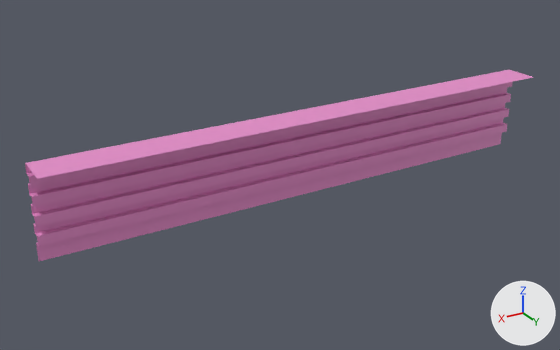
The FBX model Peter/Assets/Models/Environments/Corridor/Raw/WallTrim.fbx as it was, and as the next commit left it.
Both versions are drawn from a 50 mm camera at (2.17, 2.97, 1.81) aimed at (0.19, -0.32, 0.17). Arrows for +X, +Y and +Z are at lower right; the lights stay in place. Where no turn or scale is listed for an object, it has been applied to the vertices.
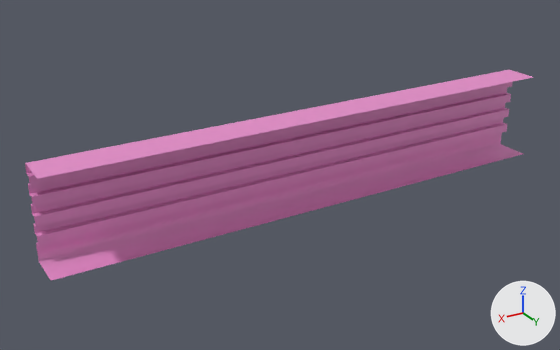
Where the newer file only moved an object's origin or applied its transform, the numbers keep the older frame.

Boxes [x1, y1, x2, y2] around the edits, measured in the pictures (560 x 350 px):
```json
{"object": "Cube.008", "change": "reshaped", "before": [25, 70, 533, 261], "after": [25, 70, 533, 281], "on screen": "10% taller"}
{"part": 1, "of": "me_cube", "change": "added", "after": [39, 144, 523, 281], "on screen": "purple"}
```

Edits to the scene script, one JSON object a line:
```json
{"block": "me_cube", "where": "me_cube.from_pydata(...)  # 60 vertices, 38 faces; spans x -1.5..1.5, y -0.35..-0.15, z 0.0..0.5"}
{"block": "me_cube", "where": "# used by ob_cube_008; location = (0.0, 0.0, 0.0)"}
{"block": "me_cube", "where": "# verts and faces of me_cube; kept vertices keep their numbers, new ones are numbered from 60"}
{"block": "me_cube", "where": "# before: 0 (-1.5, -0.35, 0.0) at pixel (500, 144), 39 (1.5, -0.35, 0.0) at pixel (38, 261), 59 (0.0, -0.35, 0.0) at pixel (307, 193)"}
{"block": "me_cube", "change": "me_cube part 1"}
{"op": "add", "block": "me_cube", "code": "for new, old in zip([60, 61, 62], [0, 39, 59]): verts[new] = verts[old] + (0.0, 0.2, 0.0)"}
{"op": "add", "block": "me_cube", "code": "faces += [(39, 59, 62, 61), (0, 60, 62, 59)]"}
```
